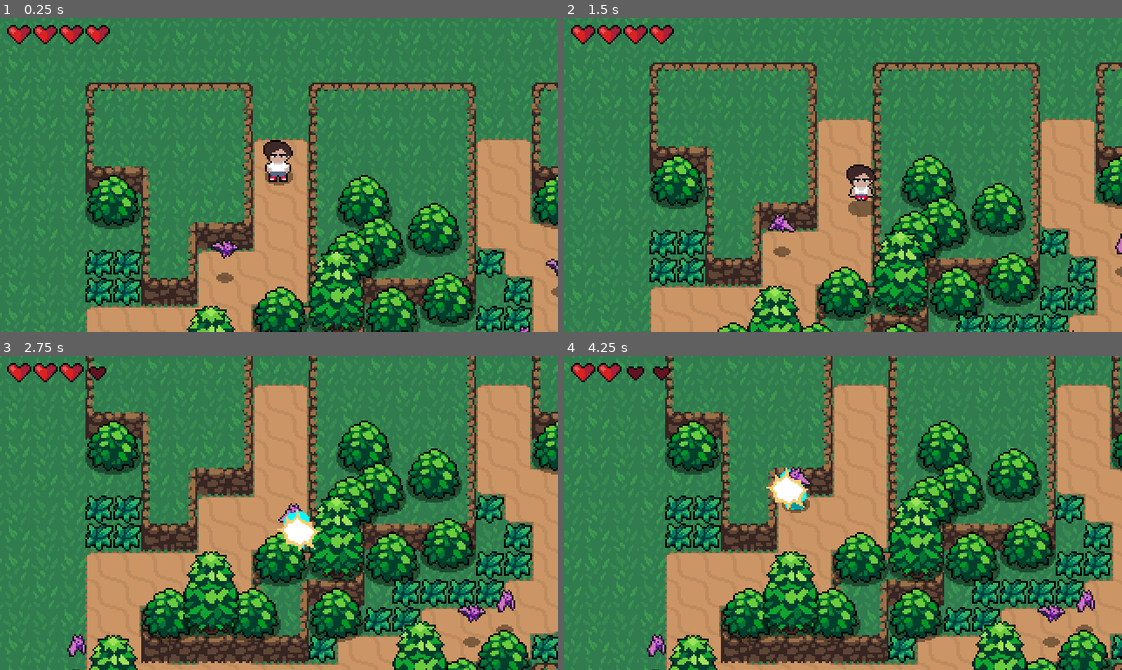
Above: before the commit, frames 1-4 (two rows, left to right).
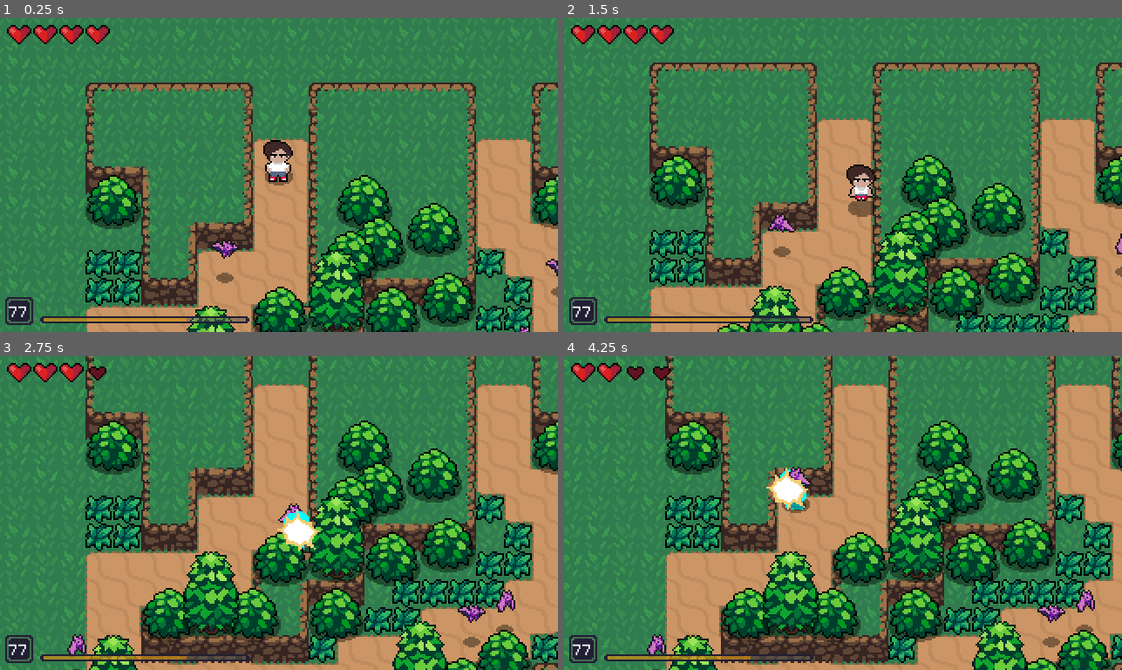
Above: after the commit, the same moments.

Repository: willior/Action_RPG_1
Game: Godot game, scene res://World.tscn
The game is run twice, just before and just after one commit, with the same random seed, the same clock (stepped at 60 frames per second) and the same inputs.
Inputs:
- Up to frame 1 (0.25 s): no input
- Up to frame 2 (1.5 s): hold Right (ui_right) 0.53-1.28 s; tap V (attack) at 0.6 s; hold Down (ui_down) from 1.28 s (still down); tap B (roll) at 1.35 s
- Up to frame 3 (2.75 s): release Down (ui_down) at 2.03 s; hold Right (ui_right) from 2.03 s (still down); tap V (attack) at 2.1 s
- Up to frame 4 (4.25 s): release Right (ui_right) at 2.78 s; hold Up (ui_up) 2.78-3.53 s; tap B (roll) at 2.85 s; hold Left (ui_left) from 3.53 s (still down); tap V (attack) at 3.6 s

The runs differ from the first frame. In frame 1, 7.0% of the frame differs, in the area x 0-100%, y 0-100%; in frame 2, 6.9%; in frame 3, 4.8%; in frame 4, 5.1%.

Commit message:
working on exp bar

Diff:
--- a/World.tscn
+++ b/World.tscn
@@ -9,6 +9,11 @@
 [ext_resource path="res://assets/Enemies/Bat.tscn" type="PackedScene" id=7]
 [ext_resource path="res://assets/World/Tree.tscn" type="PackedScene" id=8]
 [ext_resource path="res://assets/UI/HealthUI.tscn" type="PackedScene" id=9]
+[ext_resource path="res://assets/Font/font5x7.ttf" type="DynamicFontData" id=10]
+[ext_resource path="res://assets/UI/slot.png" type="Texture" id=11]
+[ext_resource path="res://assets/UI/3x6_XPprogress.png" type="Texture" id=12]
+[ext_resource path="res://assets/UI/3x6_XPunder.png" type="Texture" id=13]
+[ext_resource path="res://assets/UI/3x6_XPover.png" type="Texture" id=14]
 
 [sub_resource type="TileSet" id=1]
 resource_local_to_scene = true
@@ -485,10 +490,14 @@
 } ]
 0/z_index = 0
 
+[sub_resource type="DynamicFont" id=50]
+size = 14
+font_data = ExtResource( 10 )
+
 [node name="World" type="Node2D"]
 
 [node name="Background" type="Sprite" parent="."]
-position = Vector2( 160, 90 )
+position = Vector2( 160, 88 )
 texture = ExtResource( 3 )
 region_enabled = true
 region_rect = Rect2( 0, 0, 960, 560 )
@@ -655,13 +664,67 @@
 [node name="Bat5" parent="YSort" instance=ExtResource( 7 )]
 position = Vector2( 272, 88 )
 
-[node name="CanvasLayer" type="CanvasLayer" parent="."]
-
-[node name="HealthUI" parent="CanvasLayer" instance=ExtResource( 9 )]
+[node name="GUI" type="CanvasLayer" parent="."]
+
+[node name="HealthUI" parent="GUI" instance=ExtResource( 9 )]
 show_behind_parent = true
 margin_left = 4.0
 margin_top = 4.0
 margin_right = 64.0
 margin_bottom = 16.0
 
-[editable path="CanvasLayer/HealthUI"]
+[node name="ExpBar" type="Control" parent="GUI"]
+margin_left = 3.0
+margin_top = 160.0
+margin_right = 163.0
+margin_bottom = 176.0
+__meta__ = {
+"_edit_use_anchors_": false
+}
+
+[node name="HBoxContainer" type="HBoxContainer" parent="GUI/ExpBar"]
+anchor_right = 1.0
+anchor_bottom = 1.0
+__meta__ = {
+"_edit_use_anchors_": false
+}
+
+[node name="TextureRect" type="TextureRect" parent="GUI/ExpBar/HBoxContainer"]
+margin_right = 16.0
+margin_bottom = 16.0
+rect_min_size = Vector2( 16, 16 )
+texture = ExtResource( 11 )
+expand = true
+
+[node name="Label" type="Label" parent="GUI/ExpBar/HBoxContainer/TextureRect"]
+anchor_right = 1.0
+anchor_bottom = 1.0
+custom_fonts/font = SubResource( 50 )
+text = "77"
+align = 1
+valign = 1
+__meta__ = {
+"_edit_use_anchors_": false
+}
+
+[node name="TextureProgress" type="TextureProgress" parent="GUI/ExpBar"]
+margin_left = 20.0
+margin_top = 11.0
+margin_right = 140.0
+margin_bottom = 15.0
+rect_min_size = Vector2( 120, 3 )
+size_flags_vertical = 8
+value = 70.0
+rounded = true
+texture_under = ExtResource( 13 )
+texture_over = ExtResource( 14 )
+texture_progress = ExtResource( 12 )
+tint_progress = Color( 1, 0.654902, 0, 0.501961 )
+nine_patch_stretch = true
+stretch_margin_left = 2
+stretch_margin_top = 2
+stretch_margin_right = 2
+stretch_margin_bottom = 2
+__meta__ = {
+"_edit_use_anchors_": false
+}
--- a/assets/Enemies/Bat.tscn
+++ b/assets/Enemies/Bat.tscn
@@ -33,7 +33,7 @@
 var knockback = Vector2.ZERO
 
 var state = IDLE
-var experience_pool = 100
+var experience_pool = 80
 
 onready var stats = $BatStats
 onready var timer = $Timer
@@ -265,6 +265,7 @@
 material = SubResource( 2 )
 frames = SubResource( 8 )
 animation = "fly"
+frame = 1
 playing = true
 offset = Vector2( 0, -12 )
 
--- a/assets/Player/Player.gd
+++ b/assets/Player/Player.gd
@@ -97,6 +97,21 @@
 	prints(stats.experience, 'current exp')
 	prints(experience_from_kill, "exp gained")
 
+	stats.experience += experience_from_kill
+	stats.experience_total += experience_from_kill
+
+	while stats.experience >= stats.experience_required:
+		level_up()
+		stats.experience -= stats.experience_required
+	prints(stats.experience, 'exp after kill')
+	prints(stats.experience_total, 'exp total')
+
+func level_up():
+	prints('level up!', stats.level)
+	stats.level += 1
+	stats.max_health += 1
+	stats.health = stats.max_health
+
 # warning-ignore:unused_argument
 func roll_state(delta):
 	if roll_moving:
--- a/assets/Player/Player.tscn
+++ b/assets/Player/Player.tscn
@@ -9,6 +9,7 @@
 [ext_resource path="res://assets/Music and Sounds/Swipe.wav" type="AudioStream" id=7]
 [ext_resource path="res://assets/Music and Sounds/Evade.wav" type="AudioStream" id=8]
 [ext_resource path="res://assets/WhiteColor.shader" type="Shader" id=9]
+[ext_resource path="res://assets/Player/PlayerStats.tscn" type="PackedScene" id=10]
 
 [sub_resource type="ShaderMaterial" id=1]
 shader = ExtResource( 9 )
@@ -1024,6 +1025,8 @@
 [node name="CollisionShape2D" type="CollisionShape2D" parent="."]
 rotation = -1.5708
 shape = SubResource( 2 )
+
+[node name="PlayerStats" parent="." instance=ExtResource( 10 )]
 
 [node name="AnimationPlayer" type="AnimationPlayer" parent="."]
 anims/AttackDown = SubResource( 3 )
--- a/assets/Player/PlayerStats.tscn
+++ b/assets/Player/PlayerStats.tscn
@@ -1,6 +1,4 @@
-[gd_scene load_steps=3 format=2]
-
-[ext_resource path="res://assets/Stats.tscn" type="PackedScene" id=1]
+[gd_scene load_steps=2 format=2]
 
 [sub_resource type="GDScript" id=1]
 script/source = "extends Node
@@ -11,6 +9,7 @@
 var level = 1
 var experience = 0
 var experience_required = 200
+var experience_total = 0
 
 signal no_health
 signal health_changed(value)
@@ -32,5 +31,5 @@
 	self.health = max_health
 "
 
-[node name="PlayerStats" instance=ExtResource( 1 )]
+[node name="PlayerStats" type="Node"]
 script = SubResource( 1 )
--- a/project.godot
+++ b/project.godot
@@ -27,6 +27,7 @@
 
 window/size/width=320
 window/size/height=180
+window/size/resizable=false
 window/size/test_width=1280
 window/size/test_height=720
 window/stretch/mode="2d"
Not shown: 1 places in World.tscn that only renumber resources
Binary file added: assets/Font/font5x7.ttf
Not shown: 1 places in assets/Player/Player.tscn that only renumber resources
Binary file added: assets/UI/3x3boundary.png
Not shown, added: assets/UI/3x3boundary.png.import
Binary file added: assets/UI/3x6_XPempty.png
Not shown, added: assets/UI/3x6_XPempty.png.import
Binary file added: assets/UI/3x6_XPfull.png
Not shown, added: assets/UI/3x6_XPfull.png.import
Binary file added: assets/UI/3x6_XPover.png
Not shown, added: assets/UI/3x6_XPover.png.import
Binary file added: assets/UI/3x6_XPprogress.png
(and 6 more such lines)
